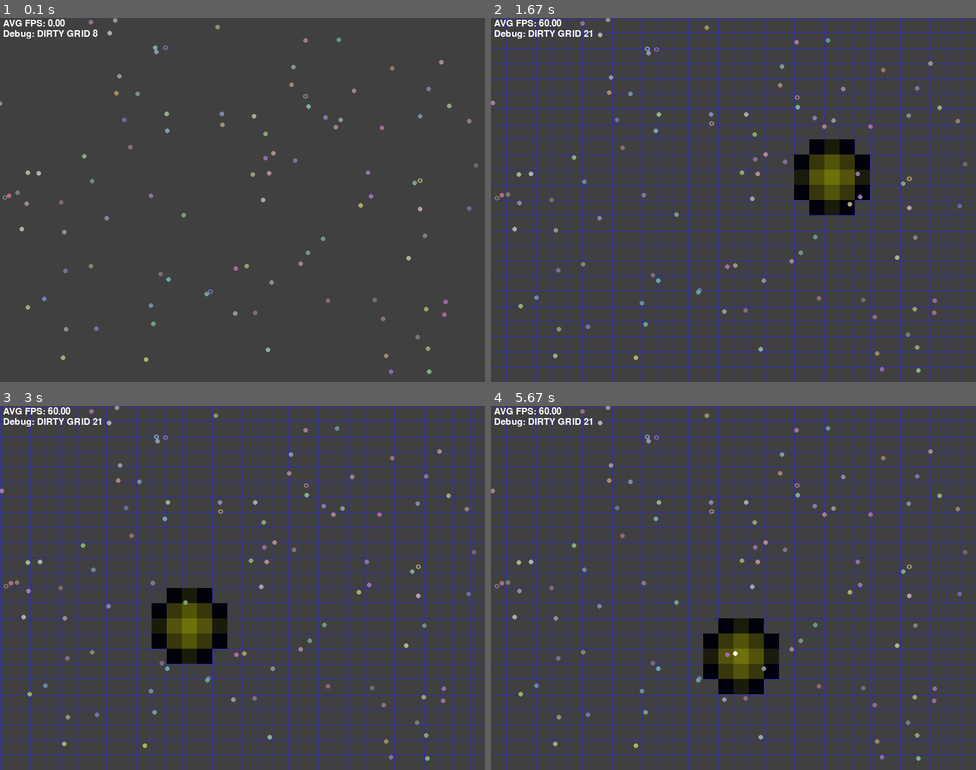
Above: before the commit, frames 1-4 (two rows, left to right).
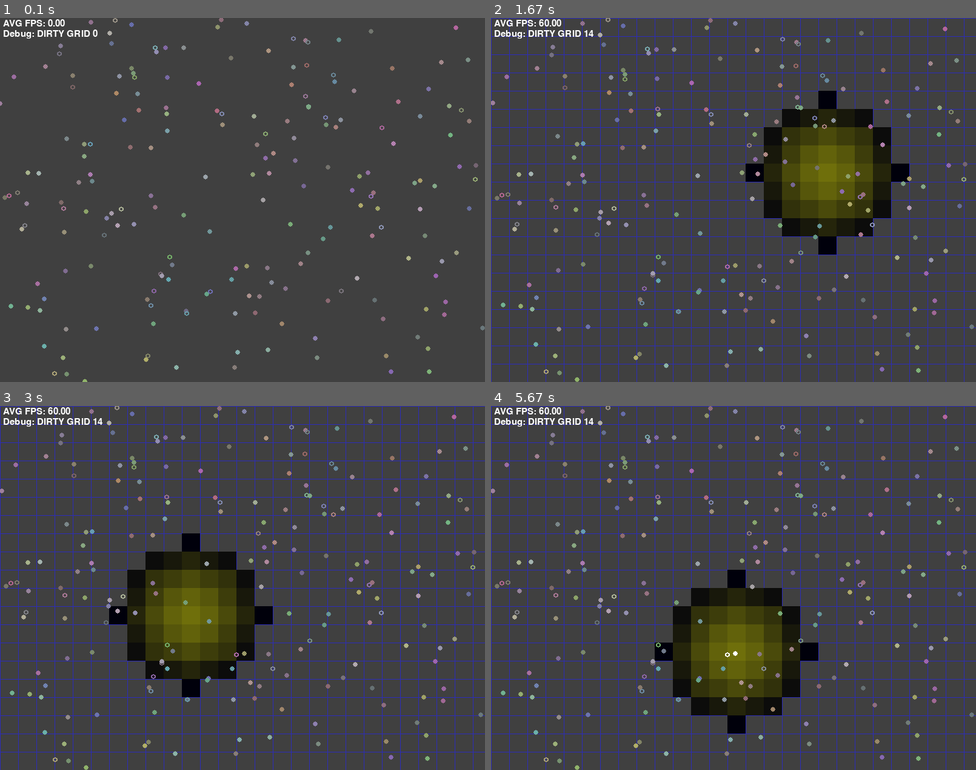
Above: after the commit, the same moments.

Repository: yangyu19840716/YYPygame
Game: pygame game, started from src/Main.py
The game is run twice, just before and just after one commit, with the same random seed, the same clock (stepped at 60 frames per second) and the same inputs.
Inputs (mouse positions are in pixels of both pictures, inside the frame that each line leads up to):
- Up to frame 1 (0.1 s): no input
- Up to frame 2 (1.67 s): tap Space at 0.33 s; click (782, 225) at 0.72 s; press the mouse at (782, 225) at 1.03 s; move the mouse to (767, 272) at 1.13 s; release the mouse at (752, 320) at 1.27 s; click (830, 170) at 1.38 s
- Up to frame 3 (3 s): click (130, 635) at 1.72 s; click (223, 500) at 2.05 s; click (281, 609) at 2.38 s; click (194, 620) at 2.72 s
- Up to frame 4 (5.67 s): click (893, 504) at 3.05 s; click (728, 595) at 3.38 s; click (699, 518) at 3.72 s; click (563, 453) at 4.05 s; click (563, 708) at 4.38 s; click (791, 555) at 4.72 s; click (748, 591) at 5.05 s; click (738, 657) at 5.38 s

The runs differ from the first frame. In frame 1, 0.9% of the frame differs, in the area x 0-100%, y 0-100%; in frame 2, 19%; in frame 3, 19%; in frame 4, 19%.

Commit message:
简化一些逻辑

Diff:
--- a/src/Actor.py
+++ b/src/Actor.py
@@ -17,7 +17,7 @@
 
 class Actor:
 	ACTOR_ID = 0
-	RAND_SPEED_DIR = False
+	# RAND_SPEED_DIR = False
 
 	def __init__(self):
 		self.name = Actor.ACTOR_ID
@@ -37,11 +37,11 @@
 
 		self.rules = []
 		self.actor_neighbours = []
-		self.nearest_neighbour = None
-		self.followers = []  		# grid list, 被 leader 指定为 nearest_neighbour, 改变 grid 的时候重置
-		self.is_leader = False  	# 被 grid 指定为 leader_actor, 改变 grid 的时候重置
+		self.my_leader = None				# 通常为
+		# self.grid_followers = []  		# grid list, 被 leader 指定为 nearest_neighbour, 改变 grid 的时候重置
+		self.is_leader = False  			# 被 grid 指定为 leader_actor, 改变 grid 的时候重置
 		self.grid = None
-		self.dirty = True  			# 位置改变会 dirty
+		self.actor_dirty = True  			# 位置改变会 dirty
 		self.picked = False
 		self.draw_pos = Vector2()
 		self.draw_pos.x, self.draw_pos.y = self.actor_pos.x, self.actor_pos.y
@@ -125,11 +125,13 @@
 		else:
 			self.actor_speed += SPEED_ACC_RATE * Const.ENGINE.frame_time
 
-		# self.speed += random.uniform(0, SPEED_ACC_RATE * dt)
 		if self.actor_speed > MAX_SPEED:
 			self.actor_speed = MAX_SPEED
 
 	def update(self):
+		if self.target_pos is None:
+			return
+
 		dt = Const.ENGINE.frame_time
 
 		self.actor_pos.x = self.actor_pos.x + self.actor_speed_dir.x * self.actor_speed * dt
@@ -147,7 +149,7 @@
 			# self.speed_dir_n.x = self.speed_dir_n.y = 0
 			self.actor_speed = 0
 			self.target_pos = None
-			self.dirty = True
+			self.actor_dirty = True
 
 			self.rand_target()
 			return
@@ -163,12 +165,12 @@
 
 		if d2 > 0.5:
 			# 小于一个像素不移动
-			self.dirty = True
 			self.draw_pos.x, self.draw_pos.y = self.actor_pos.x, self.actor_pos.y
+			self.actor_dirty = True
 
 		if dis2 > 0:
-			if Actor.RAND_SPEED_DIR:
-				self.rand_speed(target_dir)
+			# if Actor.RAND_SPEED_DIR:
+			# 	self.rand_speed(target_dir)
 			self.update_speed(dis2)
 
 	def in_actor(self, x, y):
@@ -178,9 +180,6 @@
 		else:
 			return False
 
-	def become_a_leader(self, is_leader):
-		self.is_leader = is_leader
-
 	def pick(self):
 		self.picked = True
 
@@ -199,11 +198,4 @@
 			for neighbour_grid in neighbour_grids[1]:
 				neighbours.extend(neighbour_grid.actors_in_grid)
 
-		return neighbours, self.get_nearest_from_grid()
-
-	def get_nearest_from_grid(self):
-		if self.is_leader:
-			nearest = self.nearest_neighbour
-		else:
-			nearest = self.grid.leader_actor
-		return nearest
+		return neighbours
--- a/src/Core/Const.py
+++ b/src/Core/Const.py
@@ -12,9 +12,9 @@
 SCREEN_W, SCREEN_H = 800, 600
 CENTER_X, CENTER_Y = SCREEN_W * 0.5, SCREEN_H * 0.5
 WIDTH, HEIGHT = SCREEN_W, SCREEN_H
-GRID_SIZE = 25
-VISION_SIZE = 60  # 单位: pixel
-ACTOR_NUM = 100
+GRID_SIZE = 30
+VISION_SIZE = 120  # 单位: pixel
+ACTOR_NUM = 200
 
 ENGINE = None
 SCREEN = None
--- a/src/Debug/DebugDraw.py
+++ b/src/Debug/DebugDraw.py
@@ -46,17 +46,13 @@
 def show_neighbours(actor):
 	Graph.draw_circle(actor.actor_pos, Const.VISION_SIZE, color=VISION_SIZE_COLOR)
 
-	neighbours, nearest = actor.get_neighbours_from_grid()
+	neighbours = actor.get_neighbours_from_grid()
+	if neighbours:
+		for neighbour in neighbours[1:]:
+			Graph.draw_line(actor.actor_pos, neighbour.actor_pos, 2, NEIGHBOURS_COLOR)
 
-	# for neighbour in neighbours:
-	# 	if neighbour is nearest:
-	# 		continue
-	#
-	# 	Graph.draw_line(actor.actor_pos, neighbour.actor_pos, 2, NEIGHBOURS_COLOR)
-
-	# 最后画这个防止被覆盖
-	if nearest:
-		Graph.draw_line(actor.actor_pos, nearest.actor_pos, 2, NEAREST_NEIGHBOUR_COLOR)
+		# 最后画这个防止被覆盖
+		Graph.draw_line(actor.actor_pos, neighbours[0].actor_pos, 2, NEAREST_NEIGHBOUR_COLOR)
 
 
 def show_target(actor):
--- a/src/Grid.py
+++ b/src/Grid.py
@@ -21,8 +21,8 @@
 		self.grid_pos = Vector2()
 		self.actors_in_grid = []
 		self.grid_neighbours = []  	# [(dis 1, grid list 1), (dis 2, grid list 2), ...] neighbour按距离分组
-		self.leader_actor = None    # actor, nearest_neighbour 首选
-		self.dirty = True			# actors 改变
+		self.leader_actor = None    # actor
+		self.grid_dirty = True		# actors 改变时 grid dirty
 		self.picked = False
 
 		self.init_neighbours = self.init_neighbours_round
@@ -121,10 +121,7 @@
 		for actor in self.actors_in_grid:
 			actor.draw_color = actor.actor_color
 
-	def get_nearest_actor(self):
-		if len(self.actors_in_grid) > 1:
-			return random.choice(self.actors_in_grid[1:])
-
+	def get_nearest_actor_in_neighbour_grid(self):
 		for neighbours in self.grid_neighbours:
 			neighbour_actors = []
 			for neighbour in neighbours[1]:
--- a/src/Scene.py
+++ b/src/Scene.py
@@ -63,13 +63,13 @@
 
 	def update(self):
 		self.update_actors()
-		self.update_neighbours()
+		self.update_grids()
 
 	def update_actors(self):
 		# 更新 actor
 		for actor in self.actors:
 			actor.update()
-			if not actor.dirty:
+			if not actor.actor_dirty:
 				continue
 
 			x, y = int(actor.actor_pos.x / Grid.grid_size_w), int(actor.actor_pos.y / Grid.grid_size_h)
@@ -77,70 +77,54 @@
 			new_grid = self.grids[x][y]
 			if grid != new_grid:
 				grid.actors_in_grid.remove(actor)
-				if not grid.dirty:
+				if not grid.grid_dirty:
 					self.grid_to_update.append(grid)
-					grid.dirty = True
+					grid.grid_dirty = True
 
-				for follower in actor.followers:
-					if not follower.leader_actor:
-						continue
-
-					follower.leader_actor.nearest_neighbour = None
-					if follower.dirty:
-						continue
-
-					follower.dirty = True
-					self.grid_to_update.append(follower)
-				actor.followers = []
+				# for follower in actor.grid_followers:
+				# 	if not follower.leader_actor:
+				# 		continue
+				#
+				# 	follower.leader_actor.nearest_neighbour = None
+				# 	if follower.dirty:
+				# 		continue
+				#
+				# 	follower.dirty = True
+				# 	self.grid_to_update.append(follower)
+				# actor.grid_followers = []
 
 				if actor.is_leader:
 					grid.leader_actor = None
-					actor.become_a_leader(False)
+					actor.is_leader = False
 
 				new_grid.actors_in_grid.append(actor)
-				if not new_grid.dirty:
+				if not new_grid.grid_dirty:
 					self.grid_to_update.append(new_grid)
-					new_grid.dirty = True
+					new_grid.grid_dirty = True
 
 				actor.grid = new_grid
 
-			actor.dirty = False
+			actor.actor_dirty = False
 
-	def update_neighbours(self):
-		grid_to_update = []
+	def update_grids(self):
 		for grid in self.grid_to_update:
+			grid.grid_dirty = False
 			actor_num = len(grid.actors_in_grid)
 			if actor_num == 0:
 				grid.leader_actor = None
-				grid.dirty = False
 				continue
 
-			actor = None
 			if not grid.leader_actor:
-				index = random.choice(range(actor_num))
-				grid.leader_actor = grid.actors_in_grid[index]
-				grid.leader_actor.become_a_leader(True)
-				grid.leader_actor.nearest_neighbour = None
+				if actor_num > 1:
+					idx = random.choice(range(actor_num))
+					if idx != 0:
+						grid.actors_in_grid[0], grid.actors_in_grid[idx] = grid.actors_in_grid[idx], grid.actors_in_grid[0]
 
-				if actor_num > 1:
-					idx = random.choice(range(actor_num - 1))
-					if idx == index:
-						actor = grid.actors_in_grid[-1]
-					else:
-						actor = grid.actors_in_grid[idx]
-
-			if not actor:
-				actor = grid.get_nearest_actor()
-
-			if actor:
-				grid.leader_actor.nearest_neighbour = actor
-				actor.followers.append(grid)
-				grid.dirty = False
-			else:
-				grid_to_update.append(grid)
+				grid.leader_actor = grid.actors_in_grid[0]
+				grid.leader_actor.is_leader = True
 
 		DebugModule and DebugModule.DebugDraw.add_dirty_grid(self.grid_to_update)
-		self.grid_to_update = grid_to_update
+		self.grid_to_update = []
 
 	def pick(self):
 		if not Engine.instance.is_pause:
